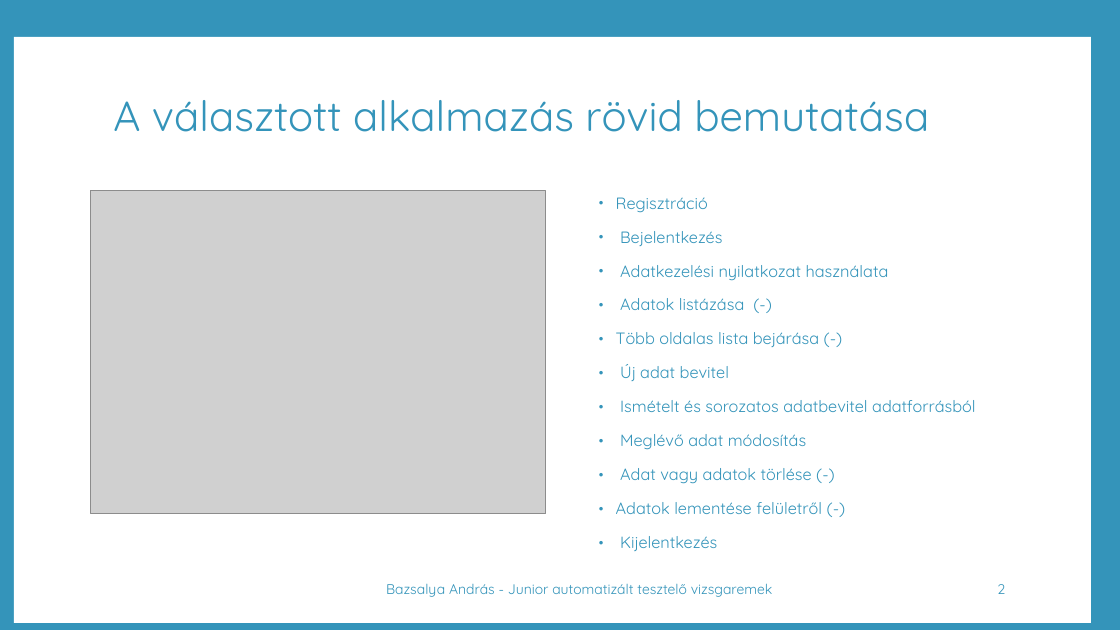
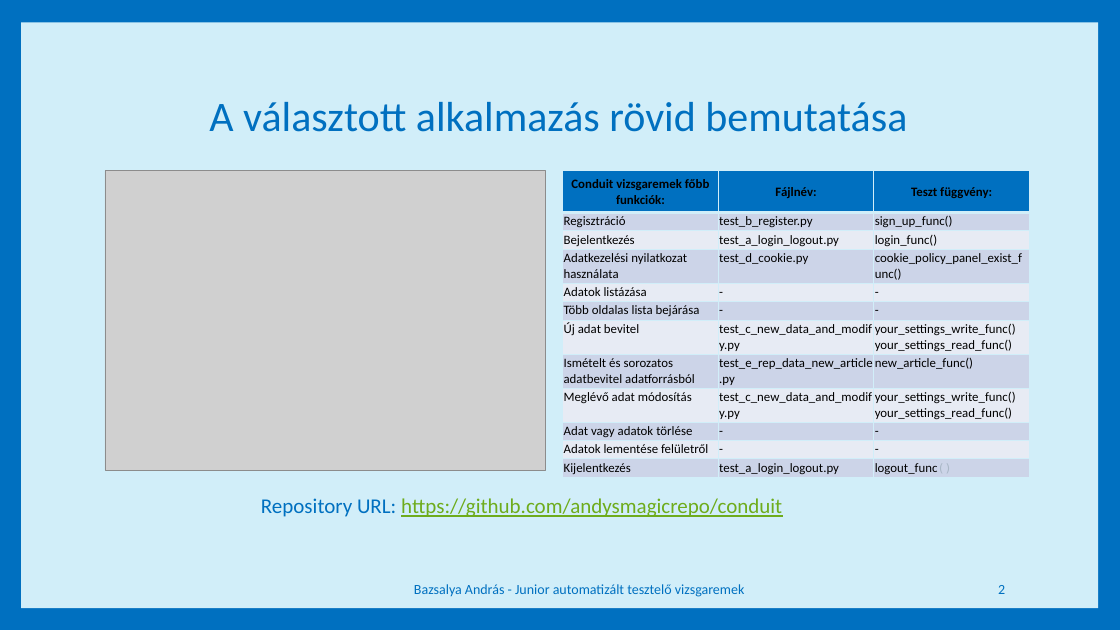
Before and after one commit to andysmagicrepo/conduit, a slide deck: slide 2 of testcases/Bazsalya Andras 202108 Junior automatizált tesztelő szakirány – vizsgaremek védés.pptx. Drawn at 1120x630 pixels with LibreOffice and Linux fonts; fonts in the diff are those of the drawing; grey boxes stand for pictures; background and template pictures are left out. Boxes give left, top, right and bottom in pixels: in the first picture for what was removed or moved away, otherwise in the second. Text is boxed around its words. In the diff, an @@ line names an element or a change of style, - is before the commit and + after.

```diff
--- a/testcases/Bazsalya Andras 202108 Junior automatizált tesztelő szakirány – vizsgaremek védés.pptx
+++ b/testcases/Bazsalya Andras 202108 Junior automatizált tesztelő szakirány – vizsgaremek védés.pptx
@@ background #3494BA to #0070C0 @@
@@ rectangle: place and size @@
-rectangle at [14,37,1091,623]
+rectangle at [21,23,1098,608]
@@ rectangle at [21,23,1098,608]: fill #FFFFFF to #D1EEF9 @@
@@ title "A választott alkalmazás rövid bemutatása" at [209,102,907,132]: font Quicksand to Calibri, text colour #3494BA to #0070C0; alignment left to centre @@
@@ picture: place and size @@
-picture at [91,191,545,514]
+picture at [105,171,545,470]
@@ table added at [563,171,1029,478], 12 rows, 3 columns @@
+Conduit vizsgaremek főbb funkciók: | Fájlnév: | Teszt függvény:
+Regisztráció | test_b_register.py | sign_up_func()
+Bejelentkezés | test_a_login_logout.py | login_func()
+Adatkezelési nyilatkozat használata | test_d_cookie.py | cookie_policy_panel_exist_func()
+Adatok listázása | - | -
+Több oldalas lista bejárása | - | -
+Új adat bevitel | test_c_new_data_and_modify.py | your_settings_write_func() your_settings_read_func()
+Ismételt és sorozatos adatbevitel adatforrásból | test_e_rep_data_new_article.py | new_article_func()
+Meglévő adat módosítás | test_c_new_data_and_modify.py | your_settings_write_func() your_settings_read_func()
+Adat vagy adatok törlése | - | -
+Adatok lementése felületről | - | -
+Kijelentkezés | test_a_login_logout.py | logout_func()
@@ text removed at [616,197,975,551] @@
-• Regisztráció
-• Bejelentkezés
-• Adatkezelési nyilatkozat használata
-• Adatok listázása (-)
-• Több oldalas lista bejárása (-)
-• Új adat bevitel
-• Ismételt és sorozatos adatbevitel adatforrásból
-• Meglévő adat módosítás
-• Adat vagy adatok törlése (-)
-• Adatok lementése felületről (-)
-• Kijelentkezés
@@ text removed at [82,211,476,271] @@
-Conduit global feed képernyő kép ide jön
@@ text added at [261,498,782,517], 18 pt, text #6EAC1C, underline @@
+Repository URL: https://github.com/andysmagicrepo/conduit
@@ text "Bazsalya András - Junior automatizált ..." at [414,584,744,597]: font Quicksand to Calibri, text colour #3494BA to #0070C0 @@
@@ page number at [998,585,1005,594]: font Quicksand to Calibri, text colour #3494BA to #0070C0 @@
```
Also in this commit, not shown: 4 other slides changed.
